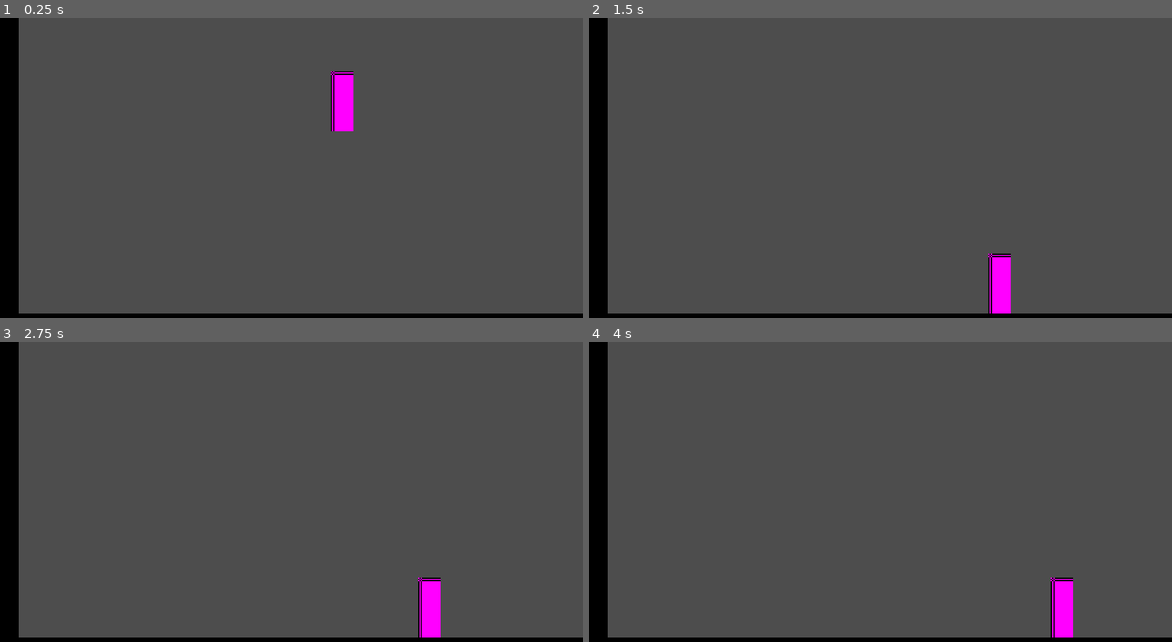
Above: before the commit, frames 1-4 (two rows, left to right).
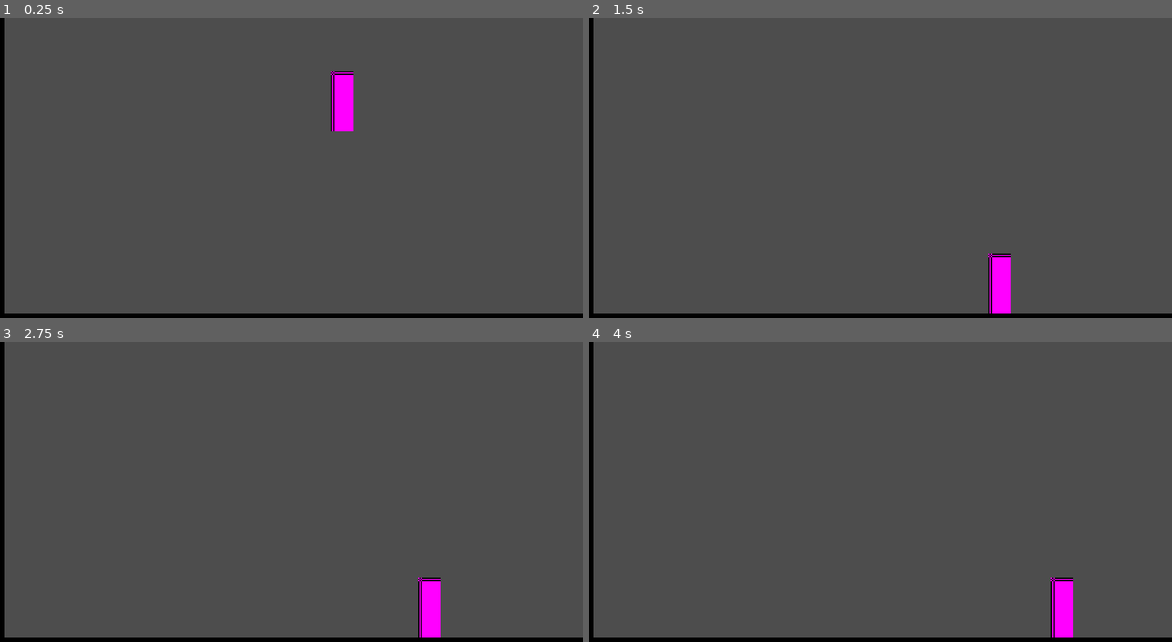
Above: after the commit, the same moments.

Repository: jhonnasVI/meta-forge-mania
Game: Godot game, scene res://playground.tscn
The game is run twice, just before and just after one commit, with the same random seed, the same clock (stepped at 60 frames per second) and the same inputs.
Inputs:
- Up to frame 1 (0.25 s): no input
- Up to frame 2 (1.5 s): hold D (right) 0.53-1.28 s; hold A (left) from 1.28 s (still down)
- Up to frame 3 (2.75 s): release A (left) at 2.03 s; hold D (right) from 2.03 s (still down)
- Up to frame 4 (4 s): release D (right) at 3.53 s; hold A (left) from 3.53 s (still down)

The runs differ from the first frame. In frame 1, 2.4% of the frame differs, in the area x 0-4%, y 0-99%; in frame 2, 2.4%; in frame 3, 2.4%; in frame 4, 2.4%.

Commit message:
- changing wall position

Diff:
--- a/new-game-project/playground.tscn
+++ b/new-game-project/playground.tscn
@@ -29,7 +29,7 @@
 shape = SubResource("RectangleShape2D_chewe")
 
 [node name="Sprite2D2" type="Sprite2D" parent="." unique_id=1365452913]
-position = Vector2(6, 126.5)
+position = Vector2(-5, 125.00001)
 scale = Vector2(1.3750001, 9.40625)
 texture = SubResource("GradientTexture2D_chewe")
 
